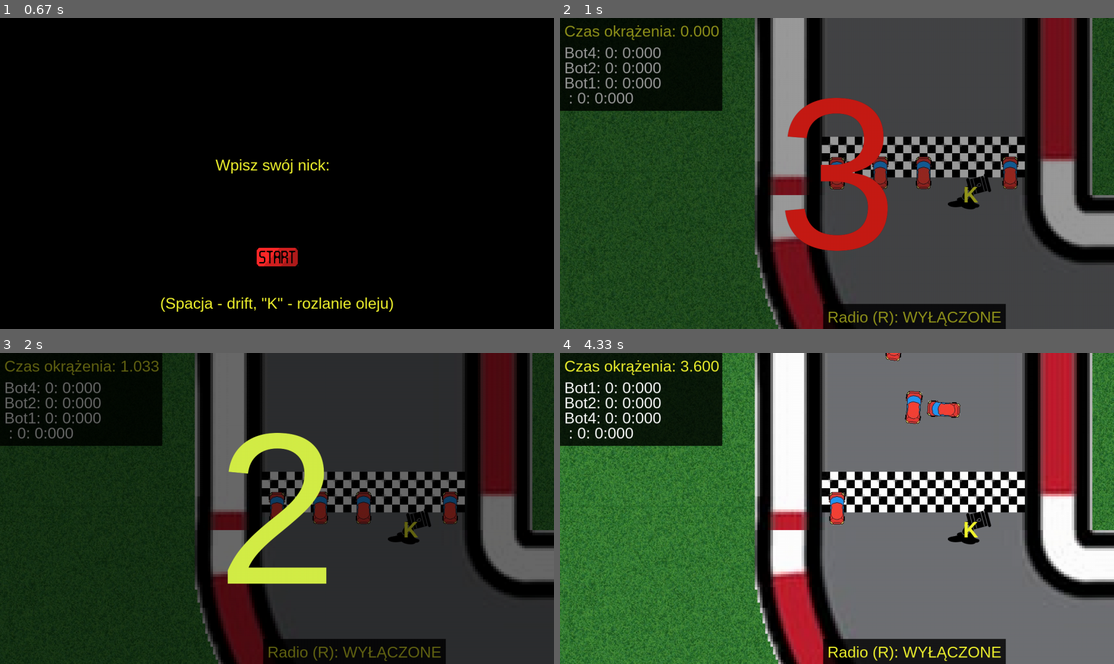
Above: before the commit, frames 1-4 (two rows, left to right).
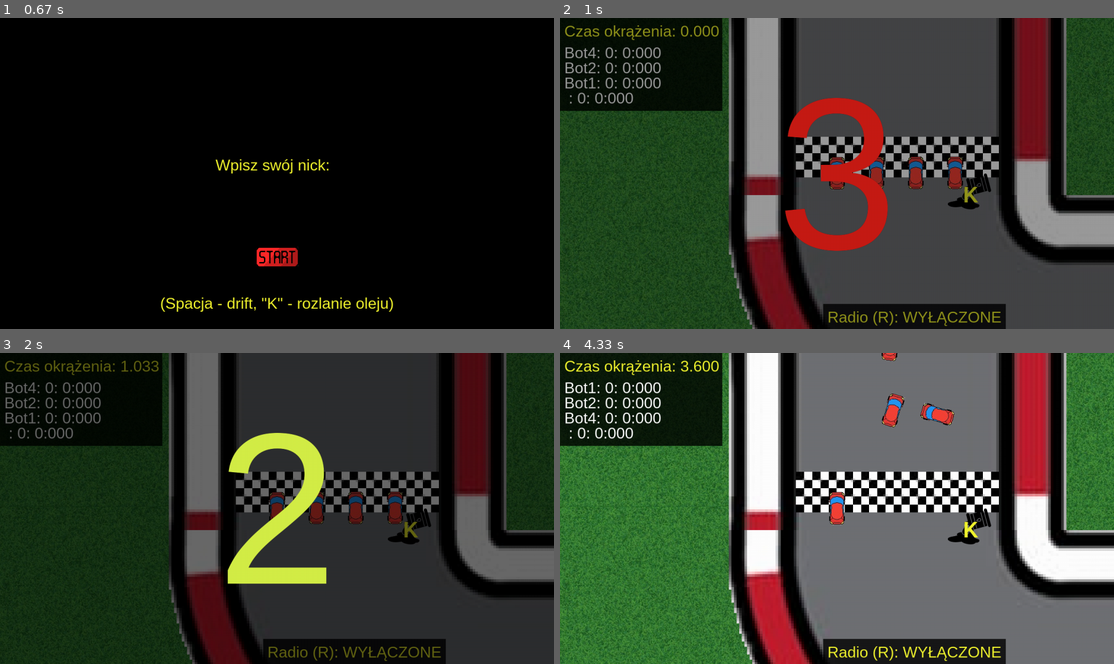
Above: after the commit, the same moments.

Repository: PiotrFurtak/Motorola
Game: pygame game, started from Main.py
The game is run twice, just before and just after one commit, with the same random seed, the same clock (stepped at 60 frames per second) and the same inputs.
Inputs (mouse positions are in pixels of both pictures, inside the frame that each line leads up to):
- Up to frame 1 (0.67 s): tap Space at 0.33 s
- Up to frame 2 (1 s): click (837, 257) at 0.72 s
- Up to frame 3 (2 s): no input
- Up to frame 4 (4.33 s): no input

Frame 1 is identical in both runs. In frame 2, 29% of the frame differs, in the area x 0-100%, y 0-100%; in frame 3, 27%; in frame 4, 36%.

Commit message:
Wyrównanie pozycji startowych

Diff:
--- a/Game.py
+++ b/Game.py
@@ -37,9 +37,10 @@
 
         self.buffered.blit(pygame.transform.scale_by(start_finish_img,4.7),(-2455+4000,815+4000)) # Rysujemy start/metę
 
-        self.player = Car(self.window,self.track,(-2420,900),pygame.image.load("imgs/red-car.png"),(38,19),90,0)
+        self.player = Car(self.window,self.track,(-2360,900),pygame.image.load("imgs/red-car.png"),(38,19),90,0)
         ai_amount = 4
-        self.enemies = tuple([ai(self.window,self.track,(-2320+100*i,900),pygame.image.load("imgs/red-car.png"),(38,19),90,i+1,self.player) for i in range(ai_amount)])
+        self.enemies = tuple([ai(self.window,self.track,(-2360+91.2*(1+i),900),pygame.image.load("imgs/red-car.png"),(38,19),90,i+1,self.player) for i in range(ai_amount)])
+        self.enemies[3].set_position(self.enemies[2].coords) # Ustawiamy pozycję Bota4 na pozycję Bota3
         self.enemies = self.enemies[0:2]+tuple([self.enemies[3]]) # Usuwamy bota 3
         self.allCars = tuple([self.player]+list(self.enemies)) # Krotka z odpowiednio: graczem i 4 botami
         self.max_laps = 3  # Regulacja długości wyścigu
